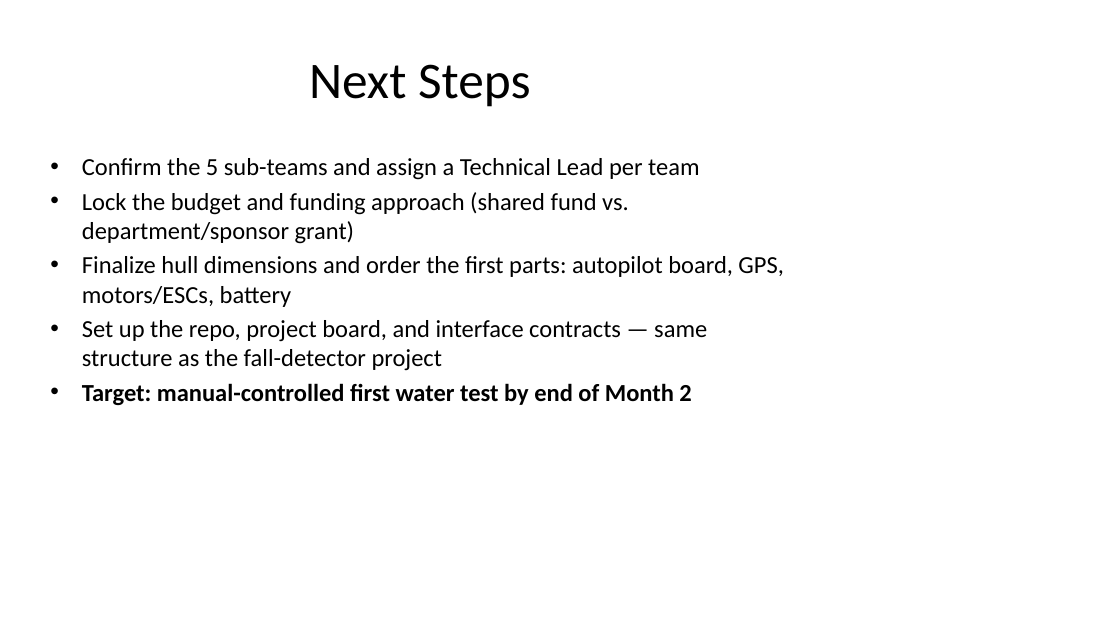
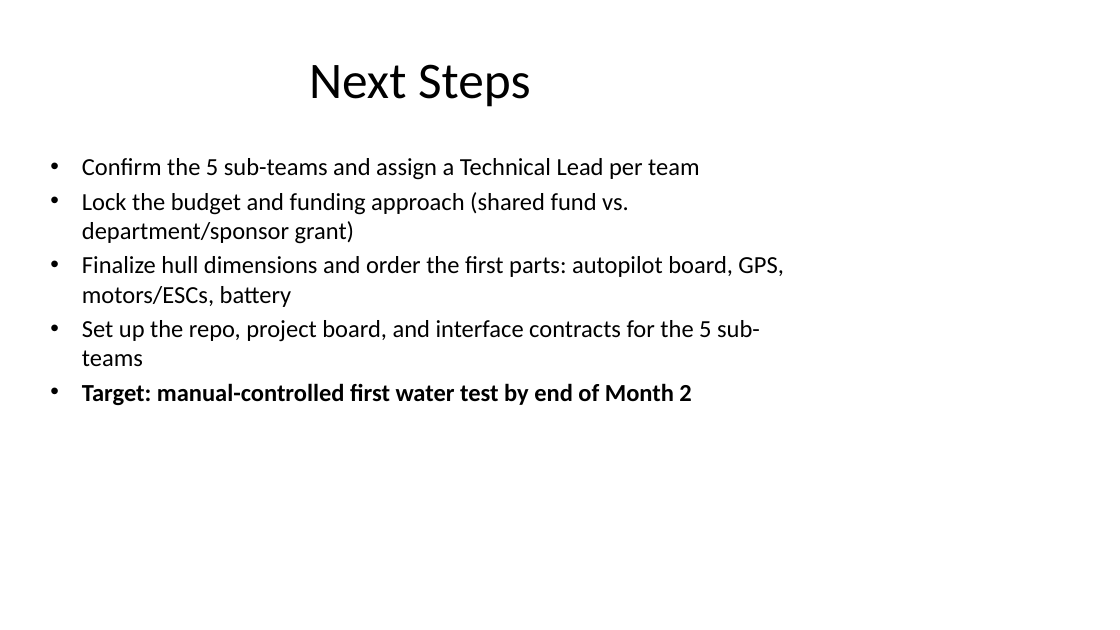
Before and after one commit to nexflowdigital2026-cell/autonomous-survey-boat, a slide deck: slide 11 of docs/Autonomous_Survey_Boat_Pitch.pptx. Drawn at 1120x630 pixels with LibreOffice and Linux fonts; fonts in the diff are those of the drawing. Boxes give left, top, right and bottom in pixels: in the first picture for what was removed or moved away, otherwise in the second. Text is boxed around its words. In the diff, an @@ line names an element or a change of style, - is before the commit and + after.

Commit message:
Remove all references to the fall-detector project — fully isolated project docs

```diff
--- a/docs/Autonomous_Survey_Boat_Pitch.pptx
+++ b/docs/Autonomous_Survey_Boat_Pitch.pptx
@@ text at [82,320,760,366]: text changed @@
-• Set up the repo, project board, and interface contracts — same structure as the fall-detector project
+• Set up the repo, project board, and interface contracts for the 5 sub-teams
```
Also in this commit, not shown: 1 other slide changed, 4 other files.
